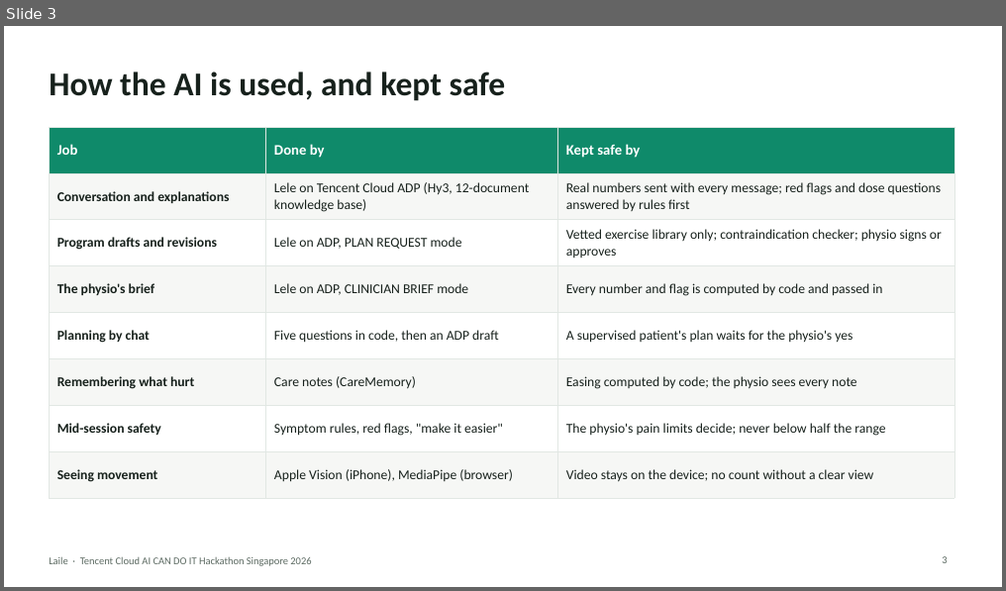
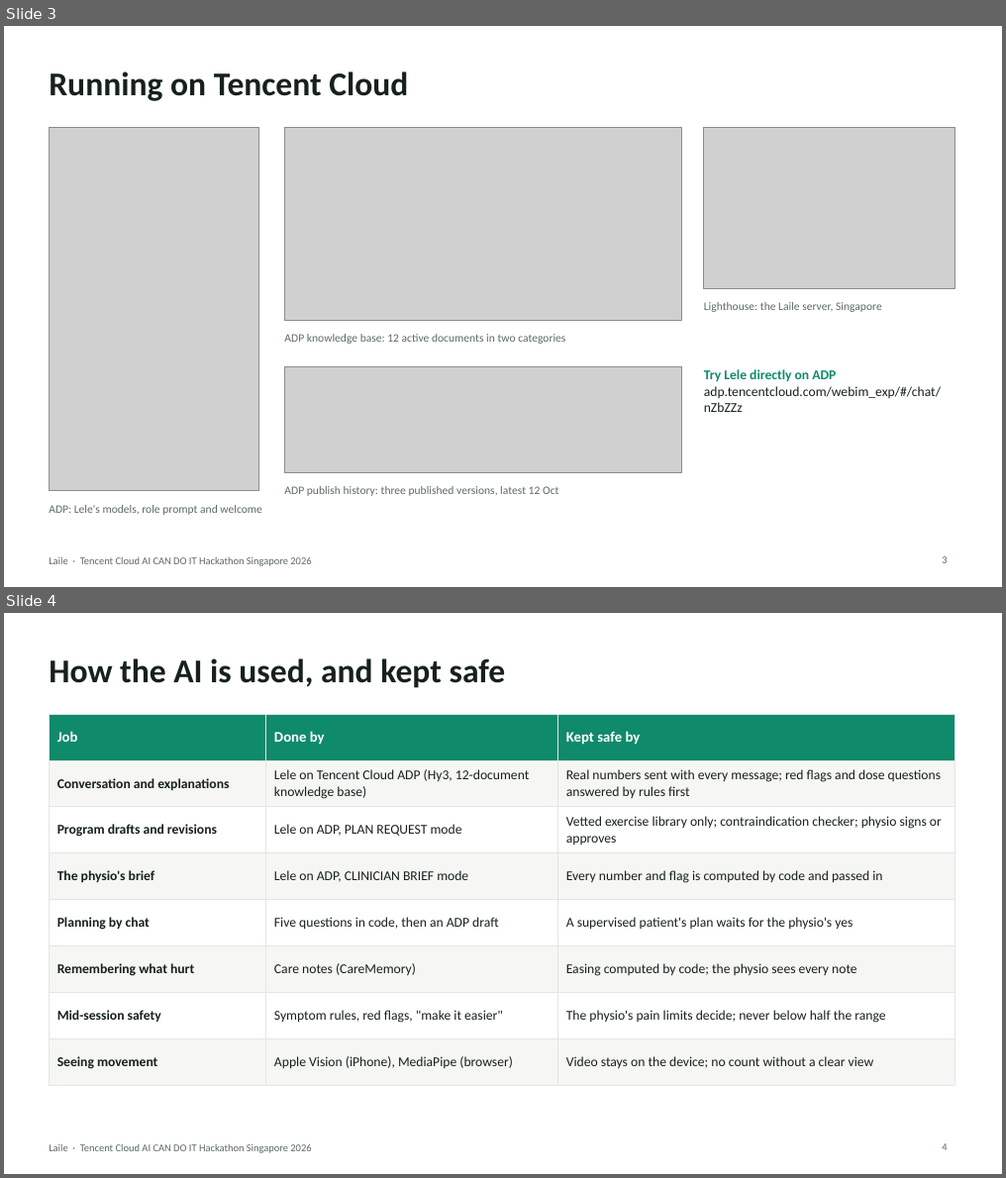
Before and after one commit to LimCharles/laile, a slide deck: submission/architecture/laile-architecture.pptx. Shown one above the other, each under a label of ours: slide 3 before the commit, slides 3 and 4 after it. The pictures are 1006x591 and 1006x1178 pixels, drawn with LibreOffice and Linux fonts; fonts in the diff are those of the drawing; grey boxes stand for pictures. Boxes give left, top, right and bottom in pixels: in the first picture for what was removed or moved away, otherwise in the second. Text is boxed around its words. In the diff, an @@ line names an element or a change of style, - is before the commit and + after.

Commit message:
Architecture PPT: Running on Tencent Cloud slide (ADP settings, knowledge base, publish history, Lighthouse); Miora video creatives

```diff
--- a/submission/architecture/laile-architecture.pptx
+++ b/submission/architecture/laile-architecture.pptx
@@ slide 3 added at (4, 26, 1002, 587), background #FFFFFF; not listed: 1 template element that a slide beside it also shows @@
@@ title added at (49, 72, 408, 101), 32 pt, text #17211C, bold @@
+Running on Tencent Cloud
@@ picture added at (49, 127, 258, 491) @@
@@ picture added at (285, 127, 681, 320) @@
@@ picture added at (704, 127, 954, 289) @@
@@ text added at (704, 302, 882, 312), 11 pt, text #5D6B63 @@
+Lighthouse: the Laile server, Singapore
@@ text added at (284, 334, 565, 344), 11 pt, text #5D6B63 @@
+ADP knowledge base: 12 active documents in two categories
@@ picture added at (285, 367, 681, 472) @@
@@ text added at (704, 370, 941, 412), 13 pt, text #17211C @@
+Try Lele directly on ADP
+adp.tencentcloud.com/webim_exp/#/chat/nZbZZz
@@ text added at (284, 486, 558, 496), 11 pt, text #5D6B63 @@
+ADP publish history: three published versions, latest 12 Oct
@@ text added at (49, 505, 261, 515), 11 pt, text #5D6B63 @@
+ADP: Lele's models, role prompt and welcome
@@ page number added at (942, 557, 946, 564), 10 pt, text #5D6B63 @@
+3
@@ what was slide 3 is now slide 4 @@
@@ page number at (942, 1144, 946, 1151): text changed @@
-3
+4
```
Also in this commit, not shown: 15 other files.
